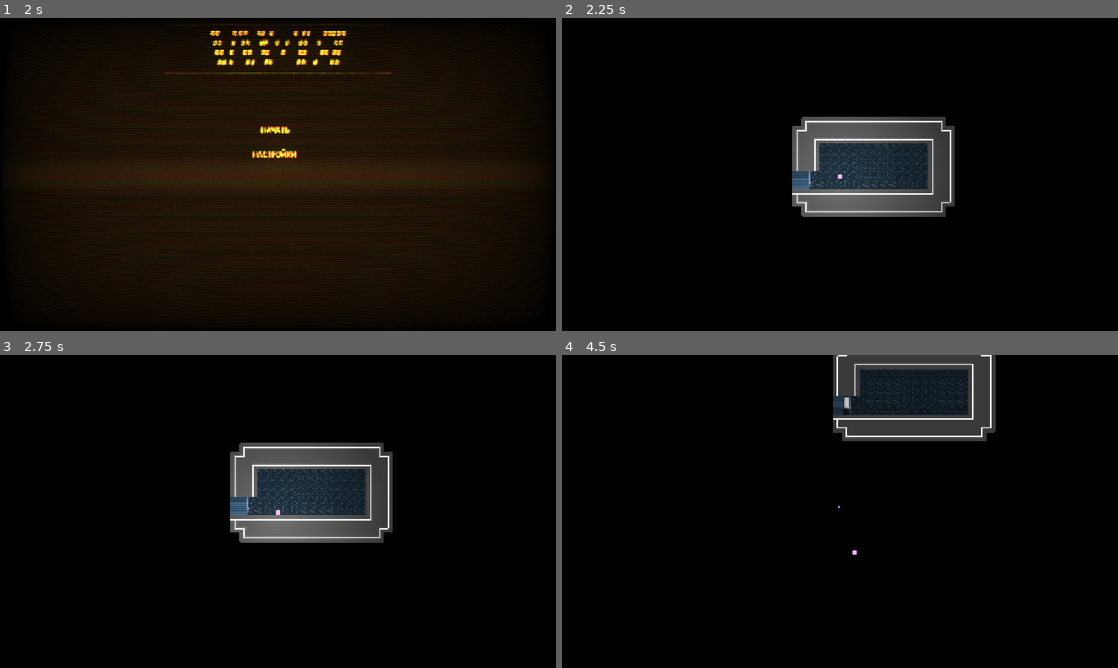
Above: before the commit, frames 1-4 (two rows, left to right).
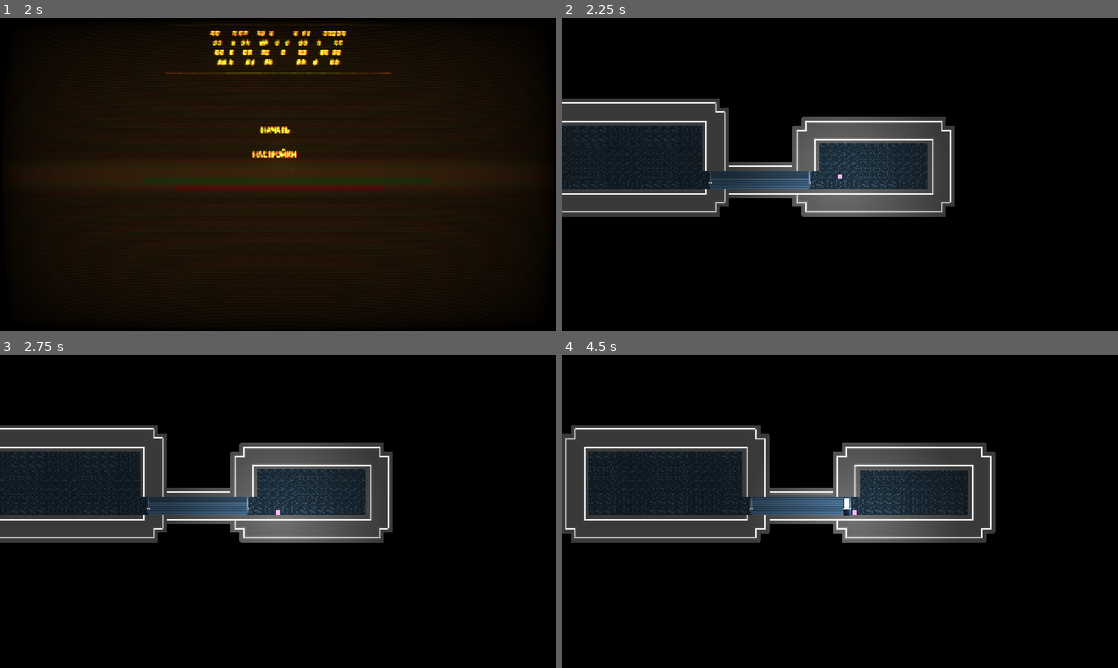
Above: after the commit, the same moments.

Repository: Fugach/Crashers-Squared
Game: Godot game, scene res://main_menu.tscn
Two runs of this game, one before a commit and one after it. Both use one fixed random seed, a clock stepped at 60 frames per second and the inputs below. Sound files missing from this copy of the repository are replaced by a short silence.
Inputs (mouse positions are in pixels of both pictures, inside the frame that each line leads up to):
- Up to frame 1 (2 s): tap Enter at 0.5 s; move the mouse to (400, 158) at 0.52 s; hold Right mouse button (use) 0.53-1.28 s; hold D (move_right) from 0.53 s (still down); click (400, 158) at 0.6 s; tap Space (jump) at 0.77, 1.52 s; move the mouse to (166, 190) at 1.27 s; right-click (166, 190) at 1.35 s; click (166, 190) at 1.55 s
- Up to frame 2 (2.25 s): release D (move_right) at 2 s; click "НАЧАТЬ" at 2 s
- Up to frame 3 (2.75 s): no input
- Up to frame 4 (4.5 s): move the mouse to (895, 442) at 2.77 s; hold A (move_left) 2.78-3.53 s; hold Shift (hands) 2.78-3.53 s; right-click (895, 442) at 3.05 s; move the mouse to (812, 574) at 3.52 s; hold D (move_right) from 3.53 s (still down); tap E (interact) at 3.6 s; tap Space (jump) at 3.77 s; click (812, 574) at 3.8 s; move the mouse to (1006, 558) at 4.27 s; hold Right mouse button (use) from 4.28 s (still down); tap 1 (item1) at 4.35 s

Frame 1 is identical in both runs. In frame 2, 13% of the frame differs, in the area x 0-42%, y 25-64%; in frame 3, 12%; in frame 4, 32%, in the area x 0-78%, y 0-64%.
Error before the commit: Invalid operands 'Vector2' and 'int' in operator '%'. (res://tile_map_layer.gd:54)

Commit message:
+ WIP добавление оружий врагам + Мелкие исправления

Diff:
--- a/enemy.gd
+++ b/enemy.gd
@@ -1,10 +1,22 @@
 extends CharacterBody2D
 
 @onready var player = GlobalVars.player
+@onready var shotgun: Sprite2D = $shotgun
+@onready var rifle: Sprite2D = $rifle
+@onready var pistol: Sprite2D = $pistol
+@onready var shoot_timer : Timer = $shoot_timeout
+const shot = preload("res://shot.tscn")
+@onready var weapons = [shotgun, rifle, pistol]
+@onready var WEAPON = weapons.pick_random()
 const SPEED = 350.0
 const JUMP_VELOCITY = -400.0
+var can_shoot : bool = false
 var direction = Vector2(0, 0)
 var hp = 100
+func _ready() -> void:
+	print(WEAPON)
+	WEAPON.show()
+
 func _physics_process(delta: float) -> void:
 	if not is_on_floor():
 		velocity += get_gravity() * delta
@@ -17,13 +29,32 @@
 		velocity.x += direction.x * SPEED * delta
 		if sign(velocity.x) != sign(global_position.direction_to(player.global_position).x):
 			velocity.x += velocity.x * -0.05
-			print("ASD")
 	else:
 		velocity.x *= 0.9
 	if hp <= 0:
 		queue_free()
 	move_and_slide()
 
+func _process(delta: float) -> void:
+	WEAPON.look_at(player.global_position)
+	if -1.5 <= ((get_global_mouse_position() - WEAPON.global_position).normalized().angle()) and ((get_global_mouse_position() - WEAPON.global_position).normalized().angle()) <= 1.5:
+		WEAPON.scale.y = -2
+	else:
+		WEAPON.scale.y = 2
+
+	if can_shoot:
+		var new_shot = shot.instantiate()
+		new_shot.global_position = global_position
+		new_shot.global_rotation = WEAPON.global_rotation
+		get_parent().add_child(new_shot)
+		can_shoot = false
+		shoot_timer.start()
+
+
 func push(pwr, dir):
 	velocity += pwr * dir
 	hp -= 15
+
+
+func _on_shoot_timeout_timeout() -> void:
+	can_shoot = true
--- a/enemy.tscn
+++ b/enemy.tscn
@@ -19,23 +19,39 @@
 
 [node name="rifle" type="Sprite2D" parent="." unique_id=435936451]
 visible = false
-position = Vector2(-12, 0)
+scale = Vector2(2, 2)
 texture = ExtResource("2_qi2p4")
+offset = Vector2(16.01, 0)
+flip_h = true
+flip_v = true
 region_enabled = true
-region_rect = Rect2(0, 1, 23, 6)
+region_rect = Rect2(20, 0, 24, 9)
 
 [node name="shotgun" type="Sprite2D" parent="." unique_id=176246608]
 visible = false
-position = Vector2(-13, 0)
+scale = Vector2(2, 2)
 texture = ExtResource("2_qi2p4")
+offset = Vector2(14.055, 0)
+flip_h = true
+flip_v = true
 region_enabled = true
-region_rect = Rect2(0, 7, 20, 6)
+region_rect = Rect2(0, 0, 20, 7)
 
 [node name="pistol" type="Sprite2D" parent="." unique_id=1047778783]
 visible = false
-position = Vector2(-15, 0)
+scale = Vector2(2, 2)
 texture = ExtResource("2_qi2p4")
+offset = Vector2(11, 0)
+flip_h = true
+flip_v = true
 region_enabled = true
-region_rect = Rect2(21, 8, 11, 7)
+region_rect = Rect2(48, 0, 14, 10)
 
 [node name="CPUParticles2D" type="CPUParticles2D" parent="." unique_id=107405280]
+visible = false
+
+[node name="shoot_timeout" type="Timer" parent="." unique_id=1030061003]
+one_shot = true
+autostart = true
+
+[connection signal="timeout" from="shoot_timeout" to="." method="_on_shoot_timeout_timeout"]
--- a/project.godot
+++ b/project.godot
@@ -126,5 +126,6 @@
 [rendering]
 
 textures/canvas_textures/default_texture_filter=0
+renderer/rendering_method="gl_compatibility"
 viewport/hdr_2d=true
 environment/defaults/default_clear_color=Color(0, 0, 0, 1)
--- /dev/null
+++ b/shot.gd
@@ -0,0 +1,16 @@
+extends Node2D
+@onready var raycast : RayCast2D = $RayCast2D
+@onready var line : Line2D = $Line2D
+@onready var player = GlobalVars.player
+
+func _ready() -> void:
+	print("HAIII :3333")
+	line.add_point(global_position)
+	line.add_point(global_position + Vector2(1000, 0))
+	await get_tree().create_timer(0.5).timeout
+	print("BAIII :3333")
+	queue_free()
+
+
+func _process(delta: float) -> void:
+	pass
--- /dev/null
+++ b/shot.tscn
@@ -0,0 +1,19 @@
+[gd_scene format=3 uid="uid://csr8w1qcnqlbd"]
+
+[ext_resource type="Script" uid="uid://c4lx4k1v2surv" path="res://shot.gd" id="1_awion"]
+[ext_resource type="Texture2D" uid="uid://b2tvfl8cqi60j" path="res://textures/babax.png" id="2_3ldfn"]
+
+[node name="Node2D" type="Node2D" unique_id=1568785125]
+script = ExtResource("1_awion")
+
+[node name="RayCast2D" type="RayCast2D" parent="." unique_id=631787966]
+target_position = Vector2(1000, 0)
+
+[node name="Line2D" type="Line2D" parent="." unique_id=1527437106]
+width = 3.0
+default_color = Color(1, 0.6666667, 0, 1)
+
+[node name="Sprite2D" type="Sprite2D" parent="." unique_id=847003692]
+position = Vector2(-1.9073486e-06, 0)
+scale = Vector2(0.46875, 0.328125)
+texture = ExtResource("2_3ldfn")
--- a/tile_map_layer.gd
+++ b/tile_map_layer.gd
@@ -49,15 +49,15 @@
 		hall_length = randi_range(5, 12)
 		doors_height = randi_range(-2, 0)
 		hall_tilt = 0
-		while true:
-			if (hall_tilt + doors_height + old_room_doors_height - 1) != 0:
-				if (room_anchor + Vector2(hall_length * -1, hall_tilt)) % (hall_tilt + doors_height + old_room_doors_height - 1) != 0:
-					hall_tilt = randi_range(hall_length * -1, hall_length)
-					hall_length = randi_range(5, 12)
-				else:
-					break
-			else:
-				break
+		#while true:
+			#if (hall_tilt + doors_height + old_room_doors_height - 1) != 0:
+				#if (room_anchor.x + Vector2(hall_length * -1, hall_tilt)) % (hall_tilt + doors_height + old_room_doors_height - 1) != 0:
+					#hall_tilt = randi_range(hall_length * -1, hall_length)
+					#hall_length = randi_range(5, 12)
+				#else:
+					#break
+			#else:
+				#break
 		print(hall_tilt)
 		print("delta: ", hall_tilt + doors_height + old_room_doors_height, " len: ", hall_length)
 		if gen_direction == "right":
Not shown, added: shot.gd.uid
Binary file changed: textures/idk2.png
Not shown, changed: .editorconfig
Not shown, changed: .gitattributes
Not shown, changed: .gitignore
Not shown, changed: node_2d.tscn.depren
Not shown, changed: node_2d.tscn8951078338.tmp
Not shown, changed: projectile.tscn4887976909.tmp
Not shown, changed: sounds/MUSIC/bootup jingle.ogg
Not shown, changed: sounds/MUSIC/dynamic_amen.ogg
Not shown, changed: sounds/RL/RL_pick_up.ogg
Not shown, changed: sounds/UI/choose.ogg
(and 16 more such lines)
